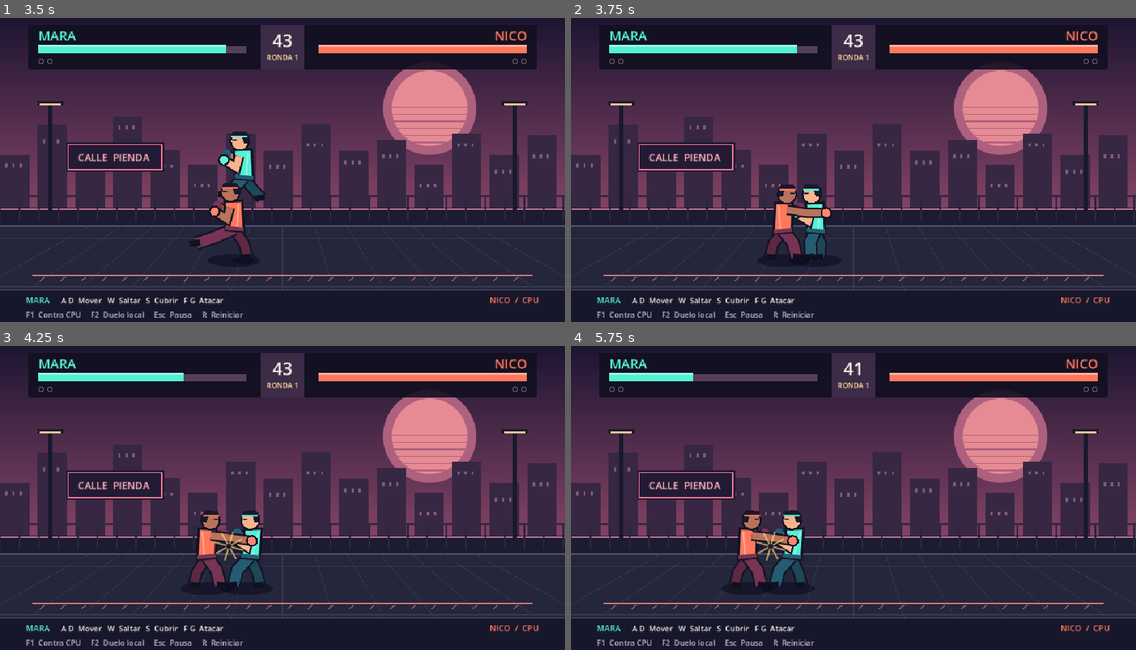
Above: before the commit, frames 1-4 (two rows, left to right).
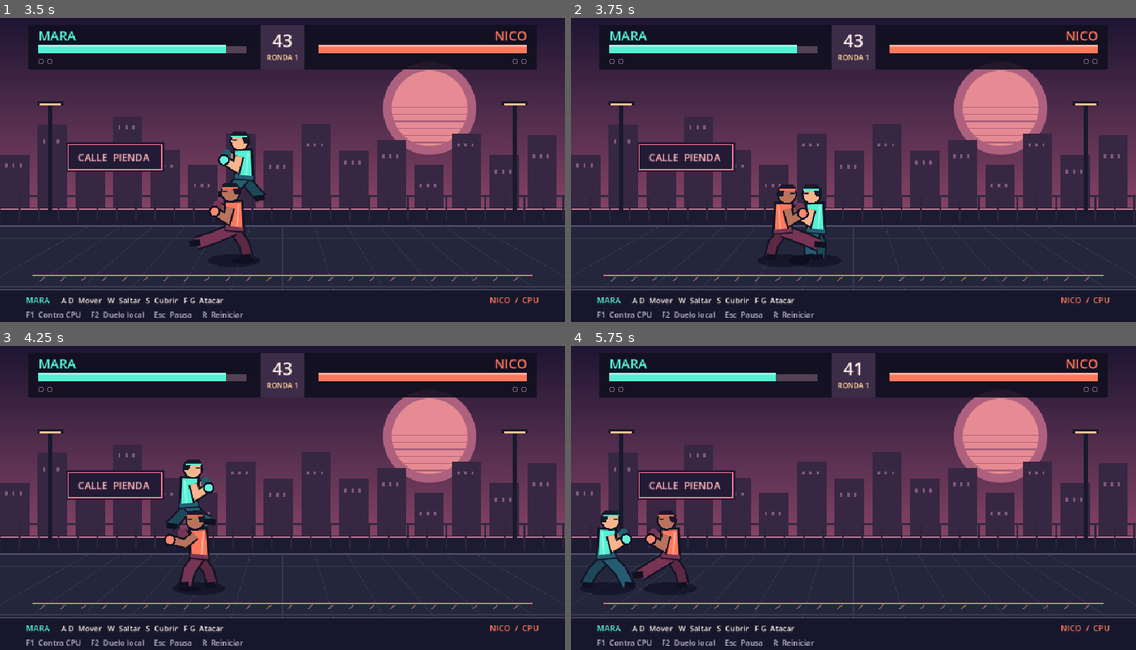
Above: after the commit, the same moments.

Repository: Johnmontoya/StreetPienda
Game: Godot game, scene res://scenes/arena.tscn
The game is run twice, just before and just after one commit, with the same random seed, the same clock (stepped at 60 frames per second) and the same inputs.
Inputs:
- Up to frame 1 (3.5 s): tap Enter at 0.5 s; hold D (p1_right) 0.53-1.28 s; tap S (p1_guard) at 0.6 s; tap W (p1_jump) at 0.77, 1.52, 3.02 s; hold A (p1_left) 1.28-2.03 s; tap G (p1_kick) at 1.35 s; hold D (p1_right) from 2.03 s (still down); tap F (p1_punch) at 2.1 s; tap Down (p2_guard) at 2.85 s
- Up to frame 2 (3.75 s): release D (p1_right) at 3.53 s; hold A (p1_left) from 3.53 s (still down); tap L (p2_kick) at 3.6 s
- Up to frame 3 (4.25 s): keep holding A (p1_left); tap W (p1_jump) at 3.77 s
- Up to frame 4 (5.75 s): keep holding A (p1_left); tap Left (p2_left) at 4.35 s; tap W (p1_jump) at 4.52 s; tap K (p2_punch) at 5.1 s

Frame 1 is identical in both runs. In frame 2, 0.7% of the frame differs, in the area x 36-46%, y 61-80%; in frame 3, 3.5%; in frame 4, 4.2%, in the area x 2-43%, y 8-82%.

Commit message:
Agrega combos de combate y contador de golpes

Diff:
--- a/scripts/arena.gd
+++ b/scripts/arena.gd
@@ -89,6 +89,8 @@
 	if paused:
 		return
 	spark_time = maxf(0.0, spark_time - delta)
+	first.combo_display_left = maxf(0.0, first.combo_display_left - delta)
+	second.combo_display_left = maxf(0.0, second.combo_display_left - delta)
 	if phase == Phase.MATCH_END:
 		return
 
@@ -117,14 +119,23 @@
 	var first_contact := first.contact_with(second)
 	var second_contact := second.contact_with(first)
 	if not first_contact.is_empty():
-		second.receive(first_contact)
-		_show_contact(second, first_contact["blocked"])
+		_resolve_contact(first, second, first_contact)
 	if not second_contact.is_empty():
-		first.receive(second_contact)
-		_show_contact(first, second_contact["blocked"])
+		_resolve_contact(second, first, second_contact)
 	time_left = maxf(0.0, time_left - delta)
 	if first.health == 0 or second.health == 0 or time_left <= 0.0:
 		_end_round()
+
+func _resolve_contact(attacker: Fighter, target: Fighter, contact: Dictionary) -> void:
+	var hit_count := target.receive(contact)
+	if hit_count > 1:
+		attacker.combo_hits = hit_count
+		attacker.combo_display_left = Fighter.COMBO_DISPLAY_TIME
+	_show_contact(target, contact["blocked"])
+	if not local_multiplayer and attacker == second and attacker.hit_confirmed:
+		var follow_ups: Dictionary = Fighter.FOLLOW_UPS.get(attacker.stance, {})
+		if not follow_ups.is_empty() and rng.randf() < 0.45:
+			attacker.buffer_follow_up(follow_ups.keys()[rng.randi_range(0, follow_ups.size() - 1)])
 
 func _read_player(fighter: Fighter, prefix: String, delta: float, rival_x: float) -> void:
 	var strike := &""
--- a/scripts/fighter.gd
+++ b/scripts/fighter.gd
@@ -7,7 +7,16 @@
 const ATTACKS := {
 	&"punch": {"start": 0.09, "end": 0.17, "total": 0.32, "reach": 94.0, "height": 67.0, "damage": 10, "stun": 0.22},
 	&"kick": {"start": 0.17, "end": 0.27, "total": 0.52, "reach": 128.0, "height": 42.0, "damage": 17, "stun": 0.31},
+	&"cross": {"start": 0.075, "end": 0.145, "total": 0.31, "reach": 112.0, "height": 67.0, "damage": 8, "stun": 0.24, "advance": 52.0},
+	&"finisher": {"start": 0.095, "end": 0.18, "total": 0.54, "reach": 139.0, "height": 42.0, "damage": 15, "stun": 0.31, "advance": 26.0},
 }
+const FOLLOW_UPS := {
+	&"punch": {&"punch": &"cross", &"kick": &"finisher"},
+	&"kick": {&"punch": &"cross"},
+	&"cross": {&"kick": &"finisher"},
+}
+const CANCEL_GRACE := 0.04
+const COMBO_DISPLAY_TIME := 1.1
 
 var fighter_name := ""
 var accent := Color.WHITE
@@ -23,8 +32,13 @@
 var grounded := true
 var attack_time := 0.0
 var connected := false
+var hit_confirmed := false
+var queued_attack := &""
 var stun_left := 0.0
 var knockback := 0.0
+var hits_taken := 0
+var combo_hits := 0
+var combo_display_left := 0.0
 
 func reset_at(x: float, floor_y: float, direction: float) -> void:
 	position = Vector2(x, floor_y)
@@ -37,18 +51,19 @@
 	stance = &"idle"
 	grounded = true
 	attack_time = 0.0
-	connected = false
+	_clear_attack()
 	stun_left = 0.0
 	knockback = 0.0
+	hits_taken = 0
+	combo_hits = 0
+	combo_display_left = 0.0
 	queue_redraw()
 
 func step(delta: float, axis: float, jump: bool, guard: bool, strike: StringName, rival_x: float) -> void:
 	clock += delta
 	movement = 0.0
 	if ATTACKS.has(stance):
-		attack_time += delta
-		if attack_time >= float(ATTACKS[stance]["total"]):
-			stance = &"idle"
+		_step_attack(delta, strike)
 	elif stun_left > 0.0:
 		stun_left = maxf(0.0, stun_left - delta)
 		position.x += knockback * delta
@@ -60,9 +75,7 @@
 		if grounded and guard:
 			stance = &"guard"
 		elif strike != &"":
-			stance = strike
-			attack_time = 0.0
-			connected = false
+			_start_attack(strike)
 		else:
 			movement = axis
 			position.x += axis * WALK_SPEED * delta
@@ -78,6 +91,41 @@
 			vertical_speed = 0.0
 			grounded = true
 	queue_redraw()
+
+func _step_attack(delta: float, strike: StringName) -> void:
+	var move: Dictionary = ATTACKS[stance]
+	var active_end: float = move["end"]
+	buffer_follow_up(strike)
+	var startup: float = move["start"]
+	var previous_time := attack_time
+	attack_time += delta
+	if grounded and move.has("advance"):
+		var startup_progress := (minf(attack_time, startup) - minf(previous_time, startup)) / startup
+		position.x += face * float(move["advance"]) * startup_progress
+	if hit_confirmed and queued_attack != &"" and attack_time > active_end:
+		_start_attack(queued_attack)
+	elif attack_time >= float(move["total"]):
+		stance = &"idle"
+		_clear_attack()
+
+func buffer_follow_up(strike: StringName) -> void:
+	if strike == &"" or queued_attack != &"" or not grounded:
+		return
+	if not FOLLOW_UPS.has(stance) or (connected and not hit_confirmed):
+		return
+	if attack_time > float(ATTACKS[stance]["end"]) + CANCEL_GRACE:
+		return
+	queued_attack = FOLLOW_UPS[stance].get(strike, &"")
+
+func _start_attack(attack: StringName) -> void:
+	stance = attack
+	attack_time = 0.0
+	_clear_attack()
+
+func _clear_attack() -> void:
+	connected = false
+	hit_confirmed = false
+	queued_attack = &""
 
 func contact_with(rival) -> Dictionary:
 	if not ATTACKS.has(stance) or connected:
@@ -91,16 +139,24 @@
 		return {}
 	connected = true
 	var blocked: bool = rival.stance == &"guard" and (position.x - rival.position.x) * rival.face > 0.0
+	hit_confirmed = not blocked and grounded and rival.grounded
 	return {"move": move, "blocked": blocked, "direction": face}
 
-func receive(contact: Dictionary) -> void:
+func receive(contact: Dictionary) -> int:
 	var move: Dictionary = contact["move"]
 	var blocked: bool = contact["blocked"]
-	if not blocked:
+	if blocked:
+		hits_taken = 0
+	else:
+		# A hit starts a new count once the defender has recovered.
+		var continuing := stance == &"hurt" and stun_left > 0.0
+		hits_taken = hits_taken + 1 if continuing else 1
 		health = maxi(0, health - int(move["damage"]))
 	stance = &"guard" if blocked else &"hurt"
 	stun_left = 0.15 if blocked else float(move["stun"])
 	knockback = float(contact["direction"]) * (105.0 if blocked else 220.0)
+	_clear_attack()
+	return hits_taken
 
 func _limb(a: Vector2, b: Vector2, c: Vector2, tint: Color, thickness: float) -> void:
 	var outline := Color("#121324")
@@ -130,10 +186,13 @@
 		extended = clampf(attack_time / float(move["start"]), 0.0, 1.0)
 		if attack_time > float(move["end"]):
 			extended = clampf((float(move["total"]) - attack_time) / (float(move["total"]) - float(move["end"])), 0.0, 1.0)
+	if stance == &"cross":
+		shoulder += Vector2(12, -2) * extended
 	var front_knee := Vector2(16 + walk * 0.5, -27)
-	if stance == &"kick":
-		front_foot = front_foot.lerp(Vector2(97, -45), extended)
-		front_knee = front_knee.lerp(Vector2(51, -41), extended)
+	if stance in [&"kick", &"finisher"]:
+		var kick_height := -60.0 if stance == &"finisher" else -45.0
+		front_foot = front_foot.lerp(Vector2(97, kick_height), extended)
+		front_knee = front_knee.lerp(Vector2(51, kick_height + 4), extended)
 	_limb(hip, Vector2(-17 - walk * 0.5, -25), back_foot, dark.darkened(0.22), 14)
 	_limb(hip, front_knee, front_foot, dark, 17)
 	draw_line(back_foot - Vector2(5, 1), back_foot + Vector2(11, 1), Color("#101020"), 9, true)
@@ -165,9 +224,10 @@
 	draw_line(head + Vector2(6, -2), head + Vector2(12, -2), Color("#19182b"), 2, true)
 	var elbow := shoulder + Vector2(9, 26)
 	var fist := shoulder + Vector2(30, 13)
-	if stance == &"punch":
+	if stance in [&"punch", &"cross"]:
 		elbow = elbow.lerp(shoulder + Vector2(39, 11), extended)
-		fist = fist.lerp(Vector2(76, -77), extended)
+		var punch_height := -87.0 if stance == &"cross" else -77.0
+		fist = fist.lerp(Vector2(76, punch_height), extended)
 	elif stance == &"guard":
 		elbow = shoulder + Vector2(13, 22)
 		fist = shoulder + Vector2(26, -9)
--- a/scripts/hud.gd
+++ b/scripts/hud.gd
@@ -28,6 +28,10 @@
 		_round_marker(Vector2(890 - index * 15, 88), index < arena.second_wins, second.accent)
 	_label("%02d" % ceili(arena.time_left), Rect2(443, 64, 74, 0), 30, WHITE, HORIZONTAL_ALIGNMENT_CENTER)
 	_label("RONDA %d" % arena.round_number, Rect2(443, 86, 74, 0), 12, GOLD, HORIZONTAL_ALIGNMENT_CENTER)
+	if first.combo_display_left > 0.0:
+		_combo(Vector2(47, 111), first.combo_hits, first.accent)
+	if second.combo_display_left > 0.0:
+		_combo(Vector2(792, 111), second.combo_hits, second.accent)
 
 	draw_rect(Rect2(0, 477, 960, 63), INK)
 	draw_line(Vector2(0, 477), Vector2(960, 477), Color("#65516a"), 1)
@@ -69,6 +73,11 @@
 func _round_marker(center: Vector2, filled: bool, tint: Color) -> void:
 	draw_circle(center, 4.0, tint if filled else Color("#806a81"), filled, 1.2, true)
 
+func _combo(top_left: Vector2, hit_count: int, tint: Color) -> void:
+	draw_rect(Rect2(top_left, Vector2(121, 36)), INK)
+	draw_rect(Rect2(top_left, Vector2(121, 2)), tint)
+	_label("%d GOLPES" % hit_count, Rect2(top_left + Vector2(0, 25), Vector2(121, 0)), 18, tint, HORIZONTAL_ALIGNMENT_CENTER)
+
 func _draw_spark() -> void:
 	var progress := 1.0 - arena.spark_time / 0.19
 	var tint := arena.spark_color
